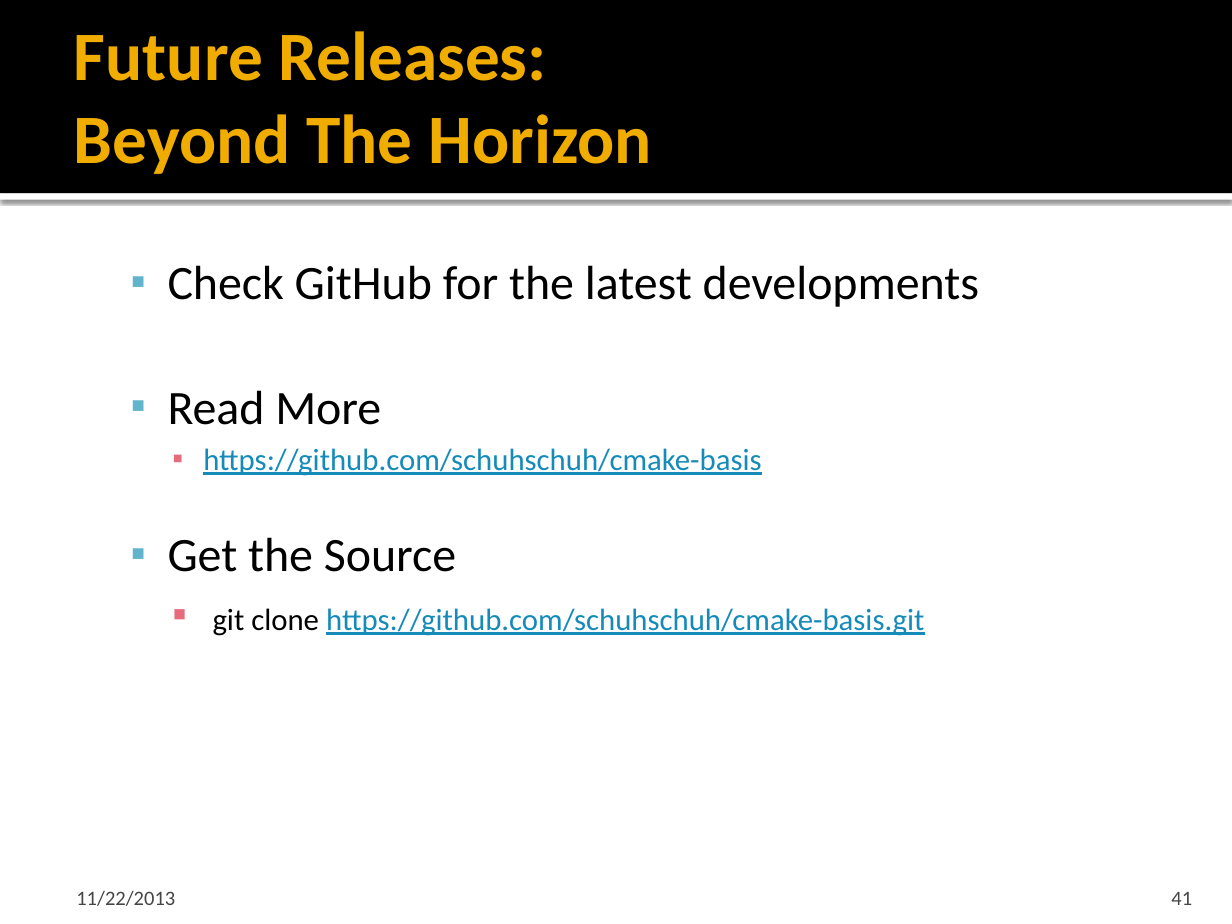
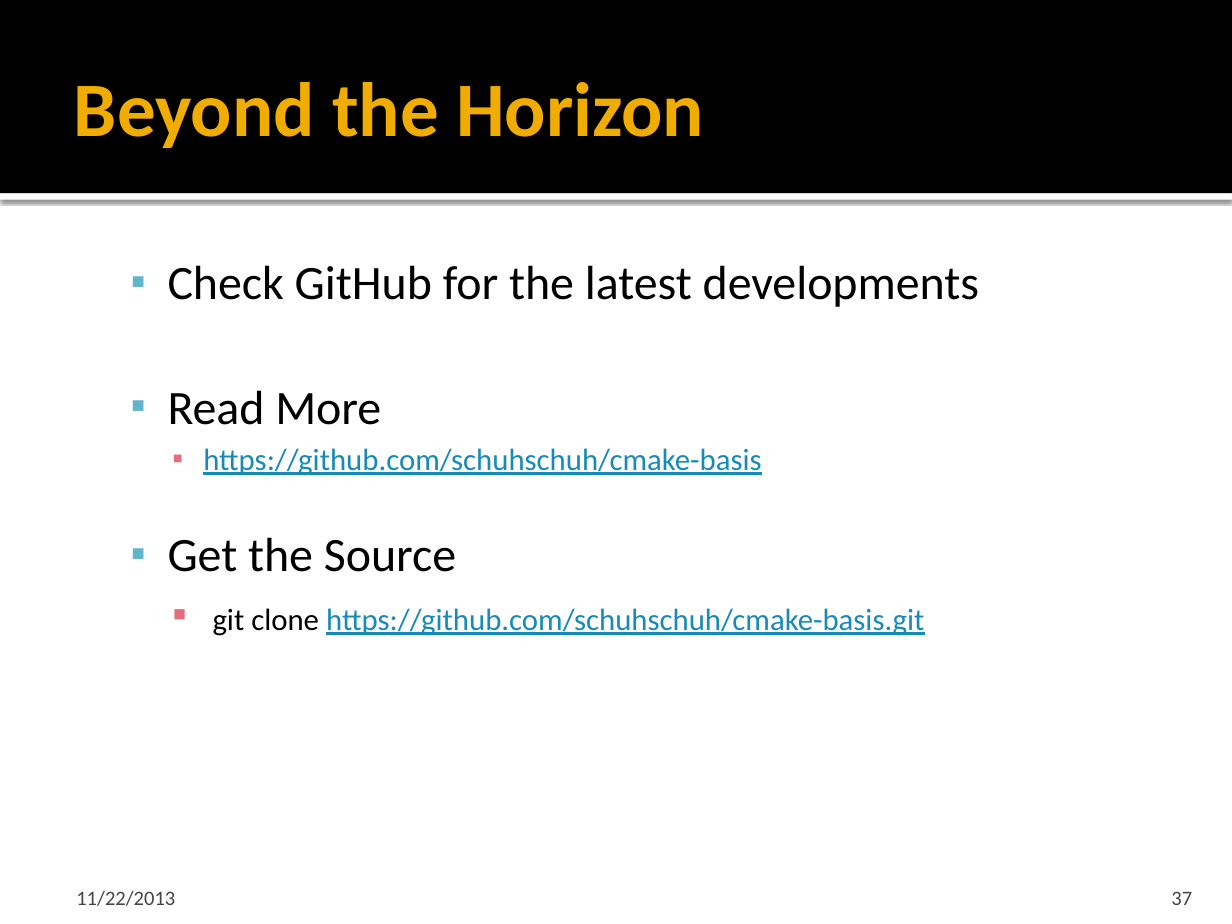
Before and after one commit to cmake-basis/legacy, a slide deck: slide 37 of doc/BASIS_Introduction.pptx (slide 41 before the commit). Drawn at 1232x924 pixels with LibreOffice and Linux fonts; fonts in the diff are those of the drawing. Boxes give left, top, right and bottom in pixels: in the first picture for what was removed or moved away, otherwise in the second. Text is boxed around its words. In the diff, an @@ line names an element or a change of style, - is before the commit and + after.

```diff
--- a/doc/BASIS_Introduction.pptx
+++ b/doc/BASIS_Introduction.pptx
@@ title at (x1=74, y1=82, x2=704, y2=148): text changed; size 40.5 to 45 pt @@
-Future Releases:
-Beyond The Horizon
+Beyond the Horizon
@@ page number at (x1=1171, y1=891, x2=1192, y2=905): text changed @@
-41
+37
```
Also in this commit, not shown: 10 other slides changed, 4 slides removed, 1 other file.
